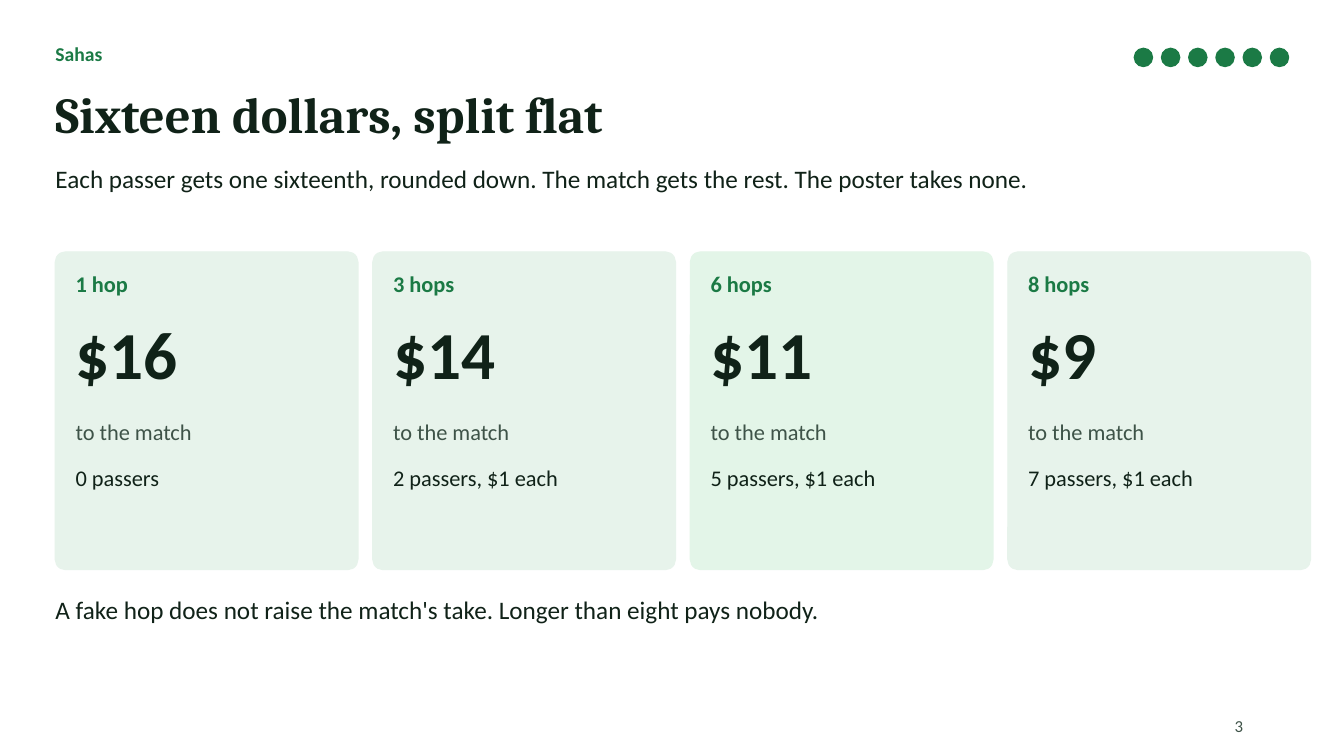
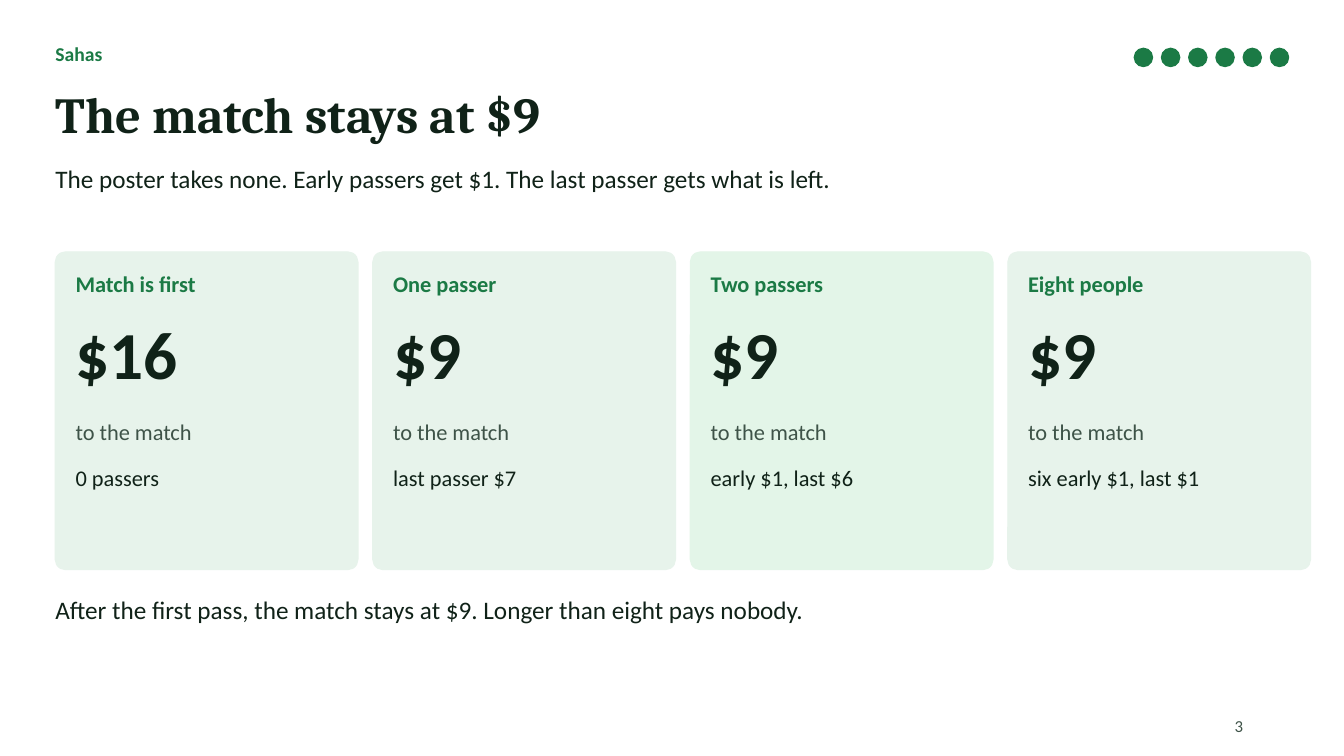
Before and after one commit to sahas-goli/BRH26, a slide deck: slide 3 of submission/six-hops-table.pptx. Drawn at 1344x756 pixels with LibreOffice and Linux fonts; fonts in the diff are those of the drawing. Boxes give left, top, right and bottom in pixels: in the first picture for what was removed or moved away, otherwise in the second. Text is boxed around its words. In the diff, an @@ line names an element or a change of style, - is before the commit and + after.

```diff
--- a/submission/six-hops-table.pptx
+++ b/submission/six-hops-table.pptx
@@ title at (x1=55, y1=95, x2=540, y2=144): text changed @@
-Sixteen dollars, split flat
+The match stays at $9
@@ text at (x1=55, y1=170, x2=830, y2=193): text changed @@
-Each passer gets one sixteenth, rounded down. The match gets the rest. The poster takes none.
+The poster takes none. Early passers get $1. The last passer gets what is left.
@@ text at (x1=76, y1=276, x2=195, y2=292): text changed @@
-1 hop
+Match is first
@@ text at (x1=393, y1=277, x2=496, y2=296): text changed @@
-3 hops
+One passer
@@ text at (x1=711, y1=277, x2=823, y2=296): text changed @@
-6 hops
+Two passers
@@ text at (x1=1028, y1=276, x2=1144, y2=296): text changed @@
-8 hops
+Eight people
@@ text at (x1=393, y1=335, x2=461, y2=386): text changed @@
-$14
+$9
@@ text at (x1=711, y1=335, x2=779, y2=386): text changed @@
-$11
+$9
@@ text at (x1=393, y1=470, x2=517, y2=490): text changed @@
-2 passers, $1 each
+last passer $7
@@ text at (x1=711, y1=470, x2=853, y2=490): text changed @@
-5 passers, $1 each
+early $1, last $6
@@ text at (x1=1028, y1=470, x2=1200, y2=490): text changed @@
-7 passers, $1 each
+six early $1, last $1
@@ text at (x1=55, y1=601, x2=802, y2=624): text changed @@
-A fake hop does not raise the match's take. Longer than eight pays nobody.
+After the first pass, the match stays at $9. Longer than eight pays nobody.
```
Also in this commit, not shown: 1 other file.
